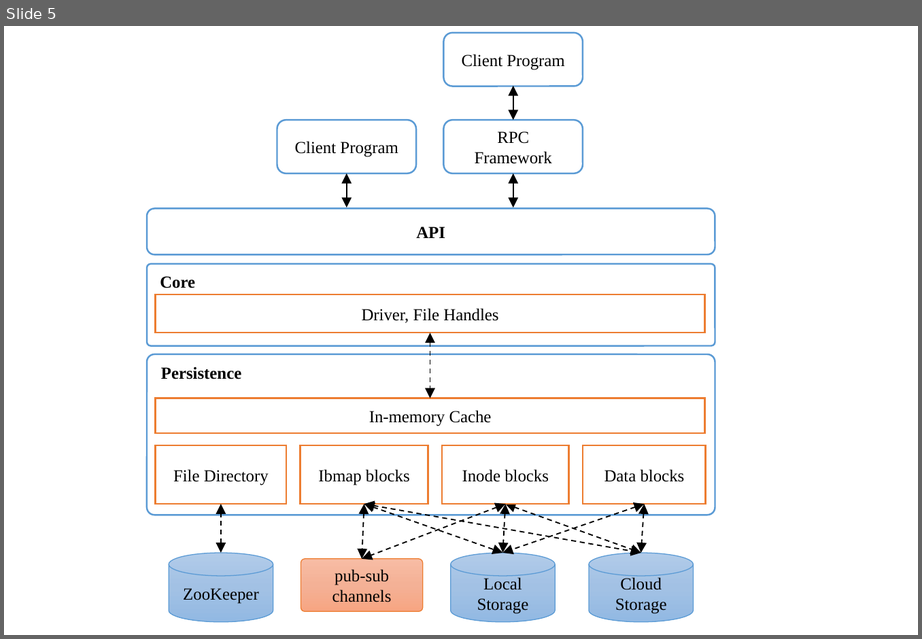
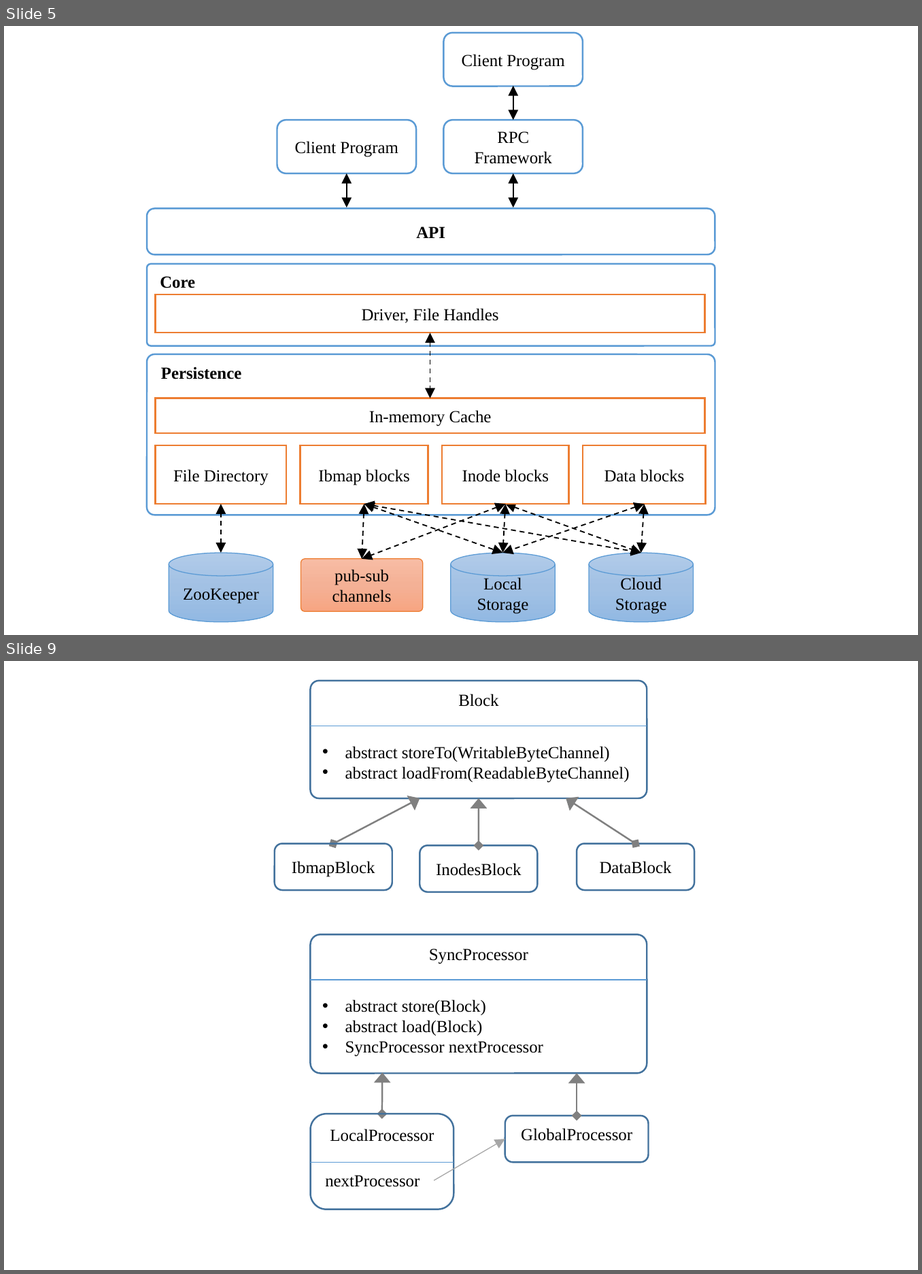
Before and after one commit to smash-bi/kawkab, a slide deck: docs/design/figures/fs-design.pptx. Shown one above the other, each under a label of ours: slide 5 before the commit, slides 5 and 9 after it; the slides between them are not shown. The pictures are 922x639 and 922x1274 pixels, drawn with LibreOffice and Linux fonts; fonts in the diff are those of the drawing. Boxes give left, top, right and bottom in pixels: in the first picture for what was removed or moved away, otherwise in the second. Text is boxed around its words. In the diff, an @@ line names an element or a change of style, - is before the commit and + after.

```diff
--- a/docs/design/figures/fs-design.pptx
+++ b/docs/design/figures/fs-design.pptx
@@ slide 9 added at [4, 661, 918, 1270], background #FFFFFF @@
@@ group added at [275, 681, 695, 892]: 4 rounded rectangles, 3 double arrows, 1 line, 1 text @@
+Block
+IbmapBlock
+InodesBlock
+DataBlock
+• abstract storeTo(WritableByteChannel)
+• abstract loadFrom(ReadableByteChannel)
@@ group added at [310, 934, 649, 1209]: 3 rounded rectangles, 2 double arrows, 2 lines, 2 texts, 1 arrow @@
+SyncProcessor
+LocalProcessor
+GlobalProcessor
+• abstract store(Block)
+• abstract load(Block)
+• SyncProcessor nextProcessor
+nextProcessor
```
Also in this commit, not shown: 2 slides changed, 2 other slides added, 1 slide removed, 4 other files.
